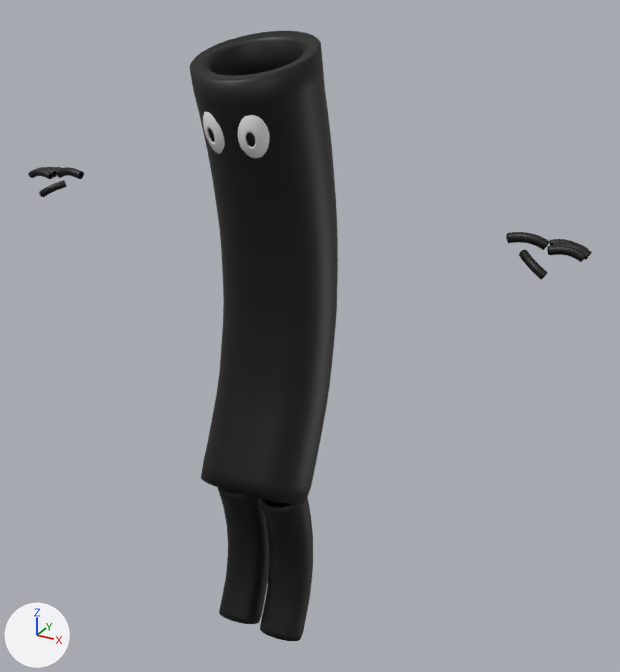
One commit to the Blender file Assets/Model/Blender/Holy Macaroni.blend: the scene before it, then after it.
One viewpoint serves both versions: a camera (50 mm lens) standing at (1.259, -1.984, 2.078) and looking at (0.095, 0.132, 1.02). Arrows for +X, +Y and +Z are at lower left; the lights stay in place.

Script lines for the objects in view, before the commit:
```python
mat_holy_macaroni = principled_material('Holy Macaroni')
mat_holy_macaroni.base_color = (0.0, 0.0, 0.0)  # black #000000
me_bodymesh_001 = bpy.data.meshes.new('BodyMesh.001')
me_bodymesh_001.from_pydata(...)  # 23552 vertices, 23488 faces; spans x -23.1..23.8, y -27.4..2.6, z -6.0..7.6
# faces by material slot: [23040, 448]
me_bodymesh_001.materials.append(mat_holy_macaroni)  # black #000000
me_bodymesh_001.materials.append(mat_holy_macaroni_eyes)  # white #e7e7e7
ob_body = bpy.data.objects.new('Body', me_bodymesh_001)
ob_body.location = (-0.059, -0.114, 1.657)
ob_body.rotation_euler = (1.853, 0.0, -0.262)  # degrees (106, 0, -15)
ob_body.scale = (0.0373, 0.0611, 0.0611)
```
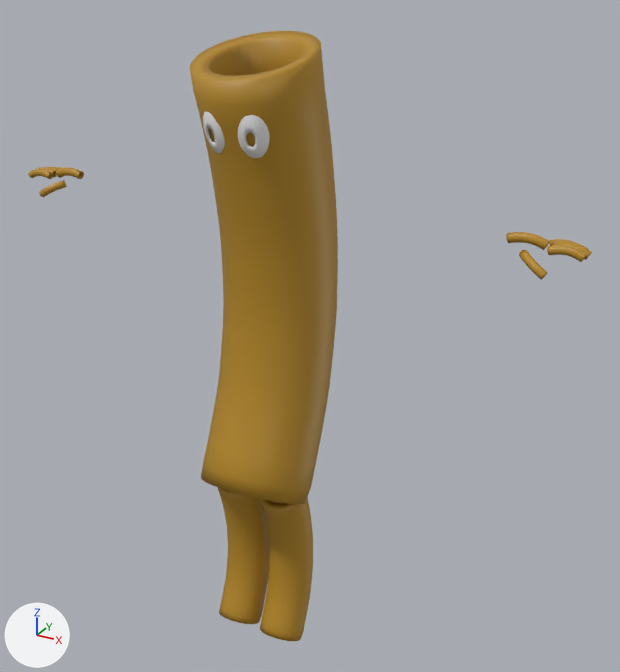
The change, as JSON lines over the scene's bpy script:
```json
{"op": "set", "path": "mat_holy_macaroni.base_color", "old": "(0.0, 0.0, 0.0)", "new": "(0.464, 0.249, 0.0163)", "note": "black #000000 -> yellow #b58922"}
```

Pixel boxes (x1, y1, x2, y2) of what changed, in the pictures (620 x 672 px):
```json
{"object": "Body", "change": "recoloured", "before": [28, 31, 592, 641], "after": [28, 31, 592, 641]}
```
